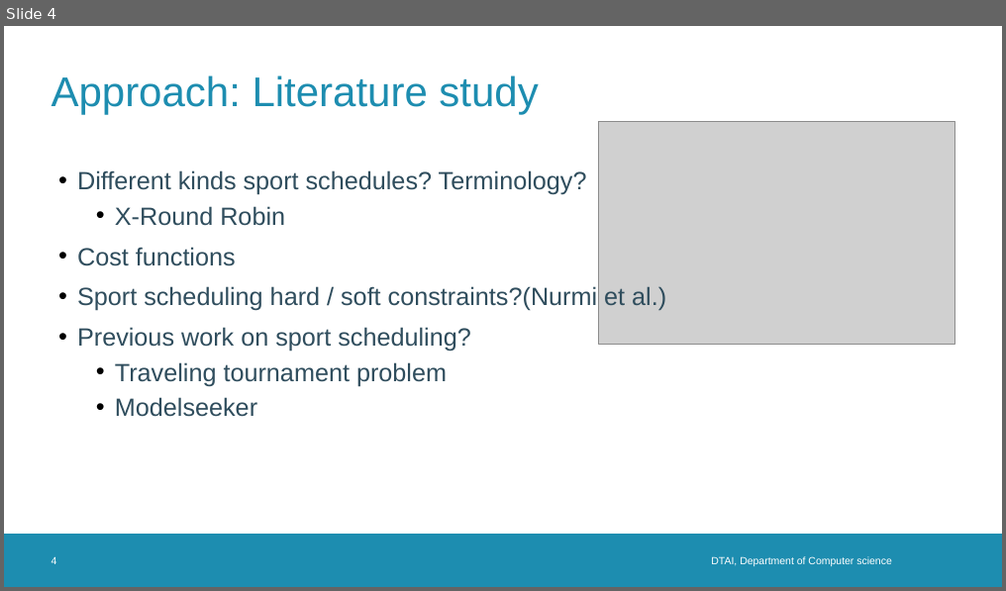
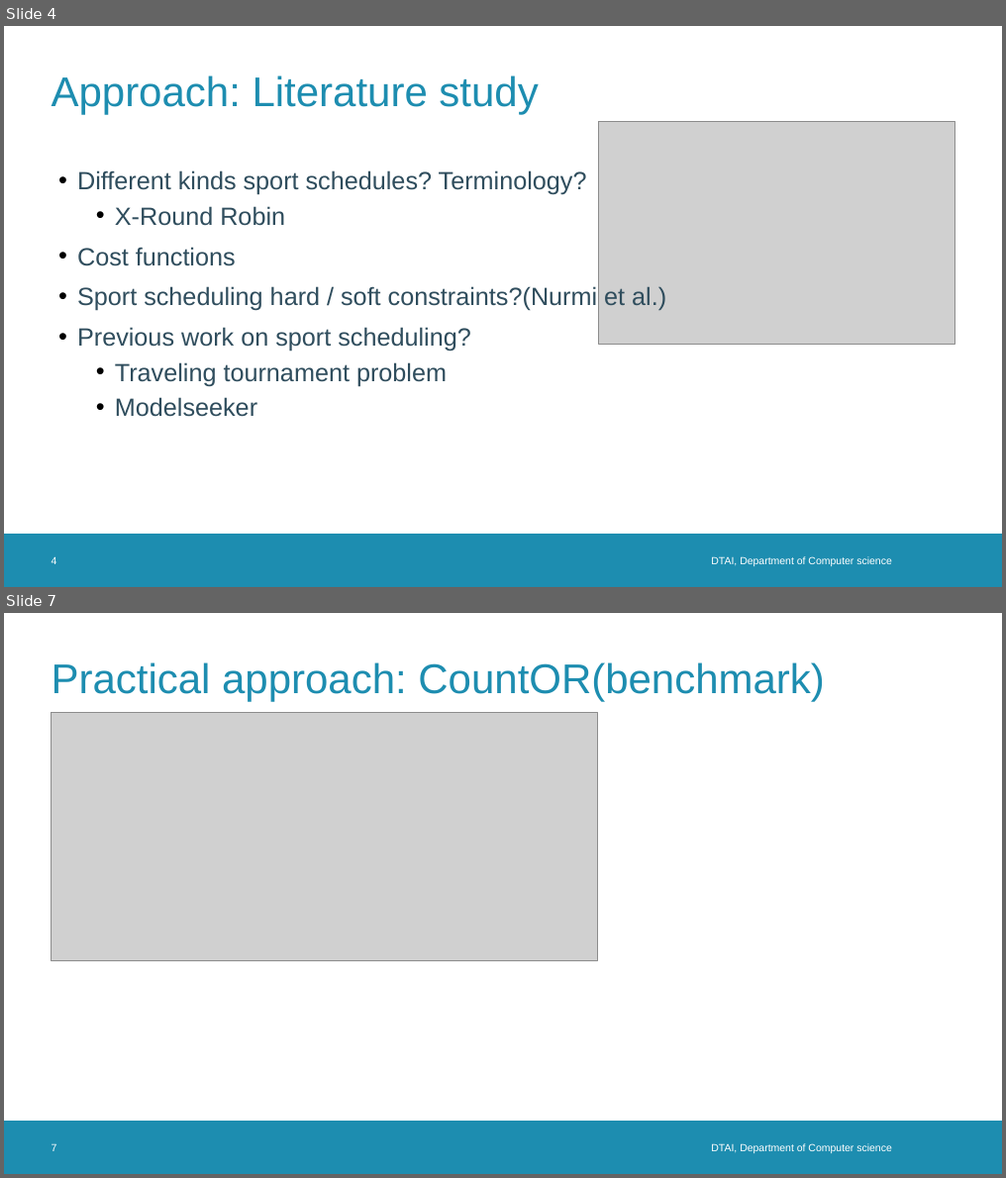
Before and after one commit to TomDBTechB/RoundRobinGenerator, a slide deck: Presentations/intermediate presentation 2.odp. Shown one above the other, each under a label of ours: slide 4 before the commit, slides 4 and 7 after it; the slides between them are not shown. The pictures are 1006x591 and 1006x1178 pixels, drawn with LibreOffice and Linux fonts; fonts in the diff are those of the drawing; grey boxes stand for pictures; background and template pictures are left out. Boxes give left, top, right and bottom in pixels: in the first picture for what was removed or moved away, otherwise in the second. Text is boxed around its words. In the diff, an @@ line names an element or a change of style, - is before the commit and + after.

```diff
--- a/Presentations/intermediate presentation 2.odp
+++ b/Presentations/intermediate presentation 2.odp
@@ slide 7 added at [4, 613, 1002, 1174], background #FFFFFF; not listed: 1 template element that a slide beside it also shows @@
@@ title added at [52, 663, 824, 702], 40 pt, text #1D8DB0 @@
+Practical approach: CountOR(benchmark)
@@ picture added at [52, 713, 598, 961] @@
@@ page number added at [52, 1144, 57, 1152], 10 pt, text #FFFFFF @@
+7
@@ text added at [711, 1144, 892, 1154], 10 pt, text #FFFFFF @@
+DTAI, Department of Computer science
```
Also in this commit, not shown: 3 slides changed, 1 other slide added.
